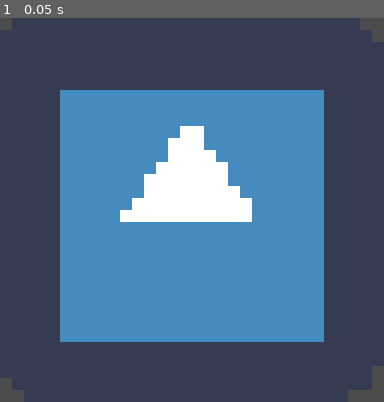
Above: before the commit, frame 1.
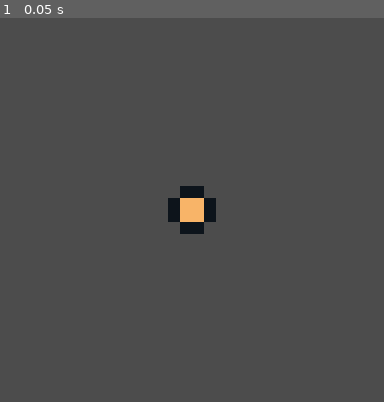
Above: after the commit, the same moment.

Repository: davifoox/character-creator
Game: Godot game, scene res://Main.tscn
Two runs of this game, one before a commit and one after it. Both use one fixed random seed, a clock stepped at 60 frames per second and the inputs below. The engine's default icon, where the game draws it, is replaced by a stand-in: a white triangle on a blue panel in a dark square.
Inputs:
- Up to frame 1 (0.05 s): no input

The runs differ from the first frame. In frame 1, 45% of the frame differs, in the area x 15-85%, y 18-85%.

Commit message:
add - character scene

Diff:
--- /dev/null
+++ b/Character.tscn
@@ -0,0 +1,22 @@
+[gd_scene load_steps=3 format=2]
+
+[ext_resource path="res://character-parts/left-hand.png" type="Texture" id=1]
+[ext_resource path="res://character-parts/right-hand.png" type="Texture" id=2]
+
+[node name="Character" type="Node2D"]
+
+[node name="Head" type="Sprite" parent="."]
+
+[node name="Body" type="Sprite" parent="."]
+
+[node name="HandLeft" type="Sprite" parent="."]
+texture = ExtResource( 1 )
+
+[node name="HandRight" type="Sprite" parent="."]
+texture = ExtResource( 2 )
+
+[node name="LegLeft" type="Sprite" parent="."]
+
+[node name="LegRight" type="Sprite" parent="."]
+
+[node name="AnimationPlayer" type="AnimationPlayer" parent="."]
--- a/Main.tscn
+++ b/Main.tscn
@@ -1,12 +1,10 @@
 [gd_scene load_steps=3 format=2]
 
 [ext_resource path="res://Main.gd" type="Script" id=1]
-[ext_resource path="res://icon.png" type="Texture" id=2]
+[ext_resource path="res://Character.tscn" type="PackedScene" id=2]
 
 [node name="Main" type="Node"]
 script = ExtResource( 1 )
 
-[node name="Icon" type="Sprite" parent="."]
+[node name="Character" parent="." instance=ExtResource( 2 )]
 position = Vector2( 16, 16 )
-scale = Vector2( 0.5, 0.5 )
-texture = ExtResource( 2 )
Binary file changed: exported/image01.png
Binary file changed: exported/image02.png
